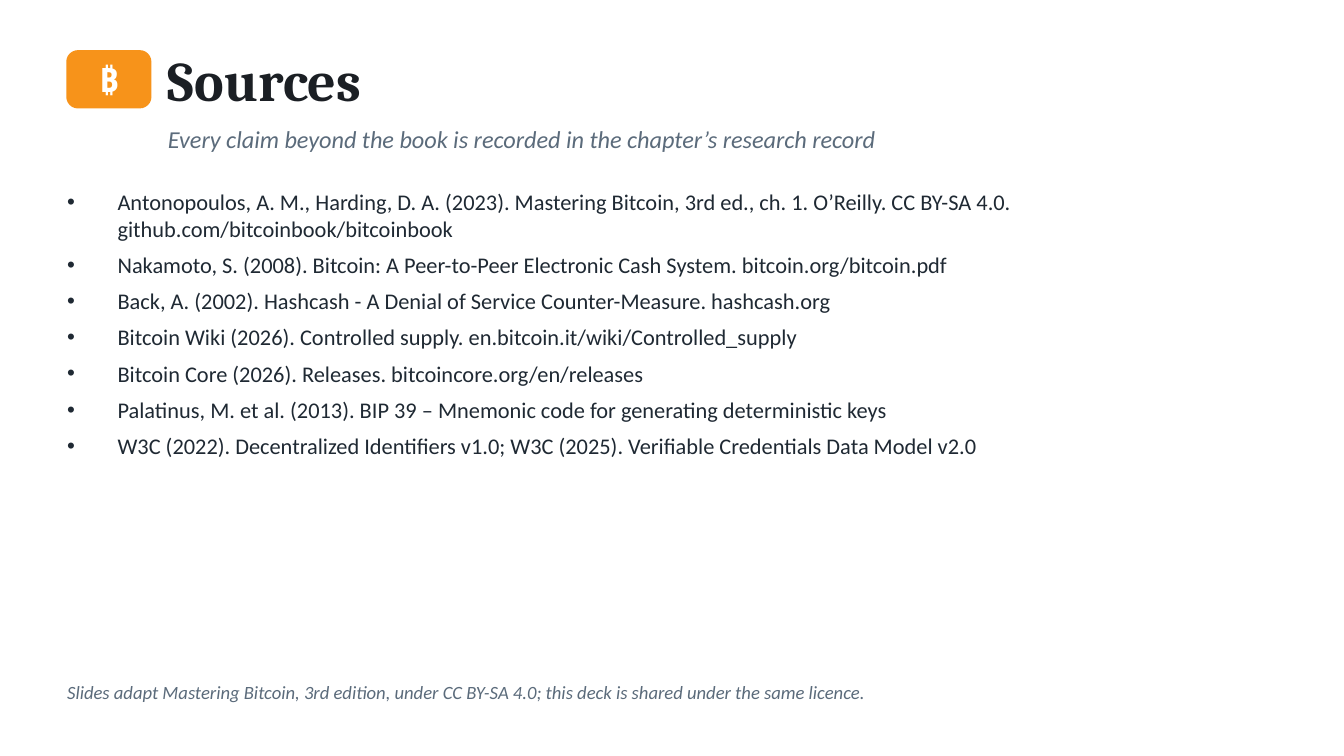
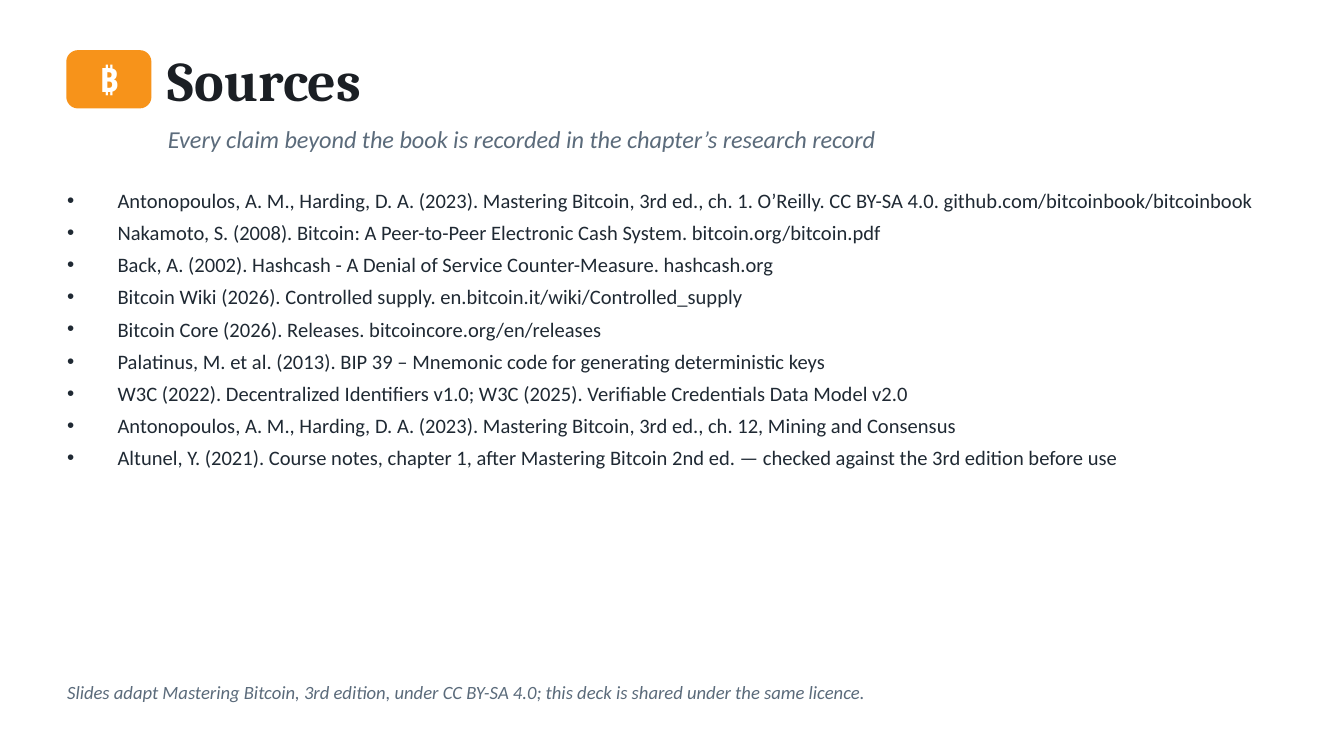
Before and after one commit to altunelyusuf/SEN0401, a slide deck: slide 20 of 03-materials/ch01/SEN0401_Ch01_Introduction_3e.pptx (slide 15 before the commit). Drawn at 1344x756 pixels with LibreOffice and Linux fonts; fonts in the diff are those of the drawing. Boxes give left, top, right and bottom in pixels: in the first picture for what was removed or moved away, otherwise in the second. Text is boxed around its words. In the diff, an @@ line names an element or a change of style, - is before the commit and + after.

```diff
--- a/03-materials/ch01/SEN0401_Ch01_Introduction_3e.pptx
+++ b/03-materials/ch01/SEN0401_Ch01_Introduction_3e.pptx
@@ text at box(118, 193, 1252, 404): size 12 to 11 pt in "Antonopoulos, A. M., Harding, D. A. (2023). ...", "Nakamoto, S. (2008). Bitcoin: A Peer-to-Peer Electronic ...", "Back, A. (2002). Hashcash - A Denial ...", "Bitcoin Wiki (2026). Controlled supply. en.bitcoin.it/wiki/C ..." and 3 more places; less space between paragraphs @@
@@ text at box(118, 418, 1117, 469): paragraphs added @@
+• Antonopoulos, A. M., Harding, D. A. (2023). Mastering Bitcoin, 3rd ed., ch. 12, Mining and Consensus
+• Altunel, Y. (2021). Course notes, chapter 1, after Mastering Bitcoin 2nd ed. — checked against the 3rd edition before use
```
Also in this commit, not shown: 1 other slide changed, 5 slides added, 31 other files.
